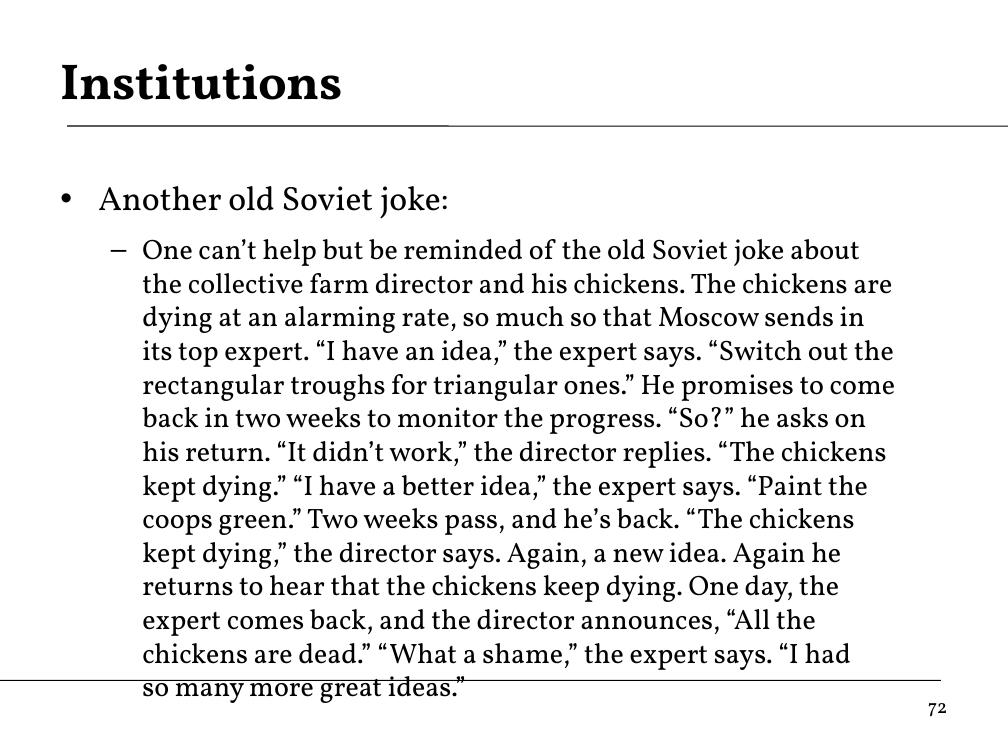
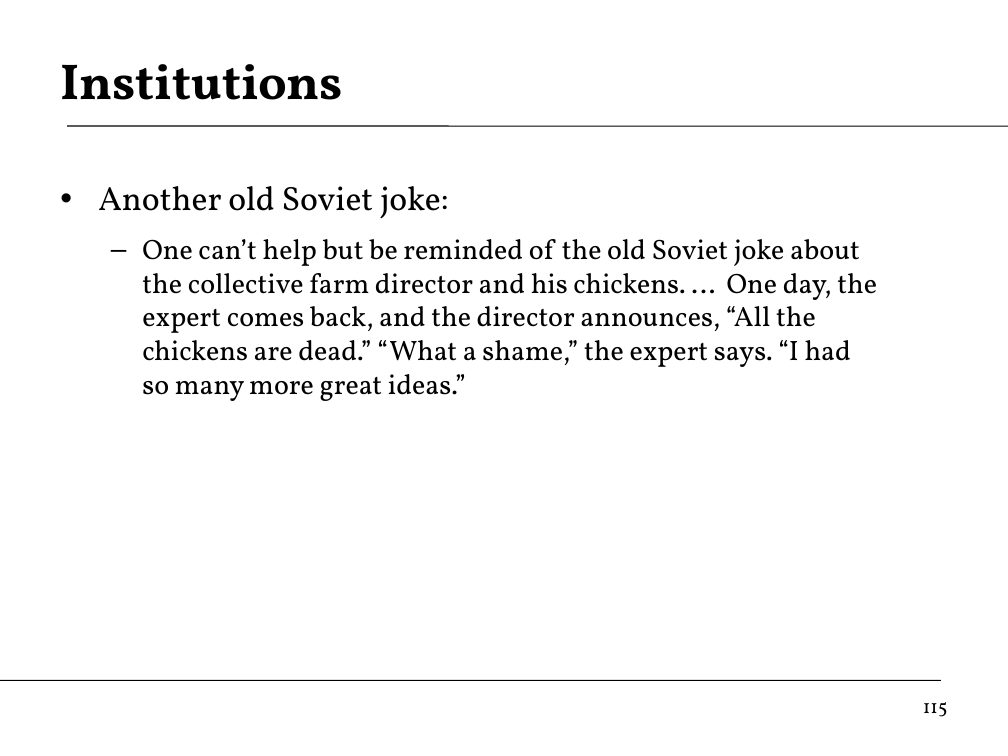
Before and after one commit to DaveBackus/Global_Economy, a slide deck: slide 115 of Slides/slides_growth2_f14.pptx (slide 72 before the commit). Drawn at 1008x756 pixels with LibreOffice and Linux fonts; fonts in the diff are those of the drawing. Boxes give left, top, right and bottom in pixels: in the first picture for what was removed or moved away, otherwise in the second. Text is boxed around its words. In the diff, an @@ line names an element or a change of style, - is before the commit and + after.

```diff
--- a/Slides/slides_growth2_f14.pptx
+++ b/Slides/slides_growth2_f14.pptx
@@ text at (142, 239, 877, 401): text changed @@
-  – One can’t help but be reminded of the old Soviet joke about the collective farm director and his chickens. The chickens are dying at an alarming rate, so much so that Moscow sends in its top expert. “I have an idea,” the expert says. “Switch out the rectangular troughs for triangular ones.” He promises to come back in two weeks to monitor the progress. “So?” he asks on his return. “It didn’t work,” the director replies. “The chickens kept dying.” “I have a better idea,” the expert says. “Paint the coops green.” Two weeks pass, and he’s back. “The chickens kept dying,” the director says. Again, a new idea. Again he returns to hear that the chickens keep dying. One day, the expert comes back, and the director announces, “All the chickens are dead.” “What a shame,” the expert says. “I had so many more great ideas.”
+  – One can’t help but be reminded of the old Soviet joke about the collective farm director and his chickens. … One day, the expert comes back, and the director announces, “All the chickens are dead.” “What a shame,” the expert says. “I had so many more great ideas.”
@@ page number at (923, 702, 948, 717): text changed @@
-72
+115
```
Also in this commit, not shown: 28 other slides changed, 10 slides added, 13 slides removed, 11 other files.
